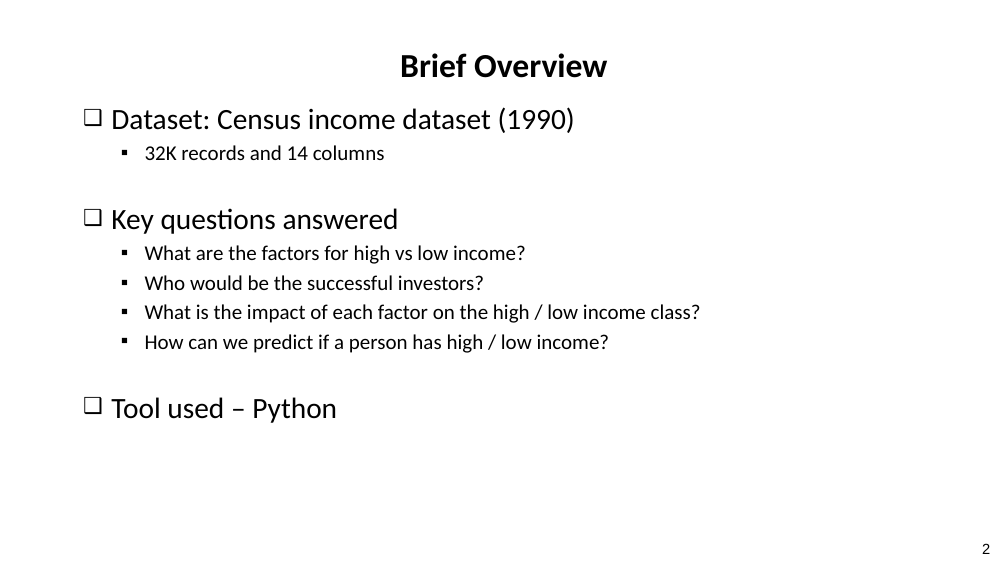
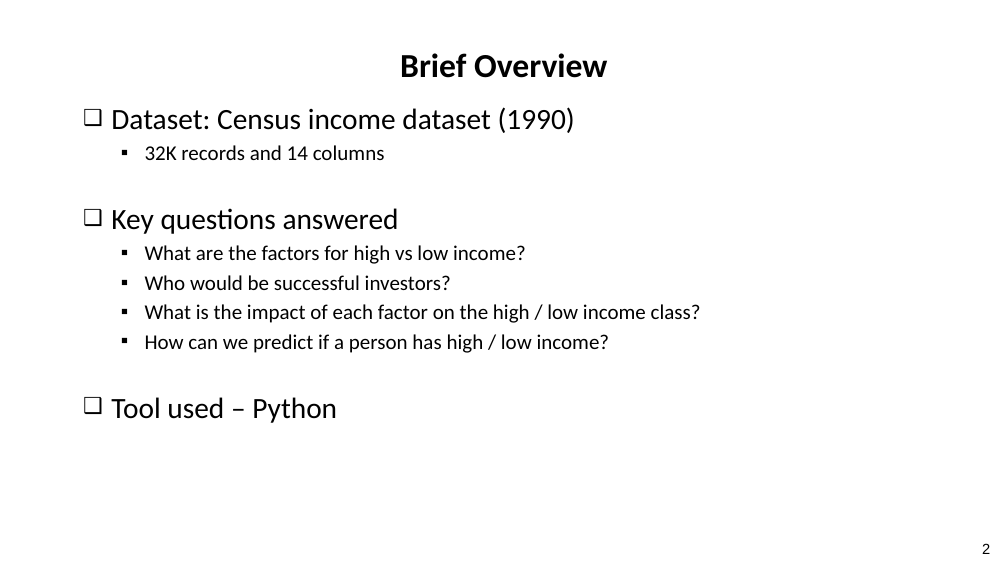
Before and after one commit to Onk24/Census_Income, a slide deck: slide 2 of US Census Data - Case Study.pptx. Drawn at 1008x567 pixels with LibreOffice and Linux fonts; fonts in the diff are those of the drawing; background and template pictures are left out. Boxes give left, top, right and bottom in pixels: in the first picture for what was removed or moved away, otherwise in the second. Text is boxed around its words. In the diff, an @@ line names an element or a change of style, - is before the commit and + after.

Commit message:
Small changes

```diff
--- a/US Census Data - Case Study.pptx
+++ b/US Census Data - Case Study.pptx
@@ text at (145, 275, 451, 290): text changed @@
-  ▪ Who would be the successful investors?
+  ▪ Who would be successful investors?
```
